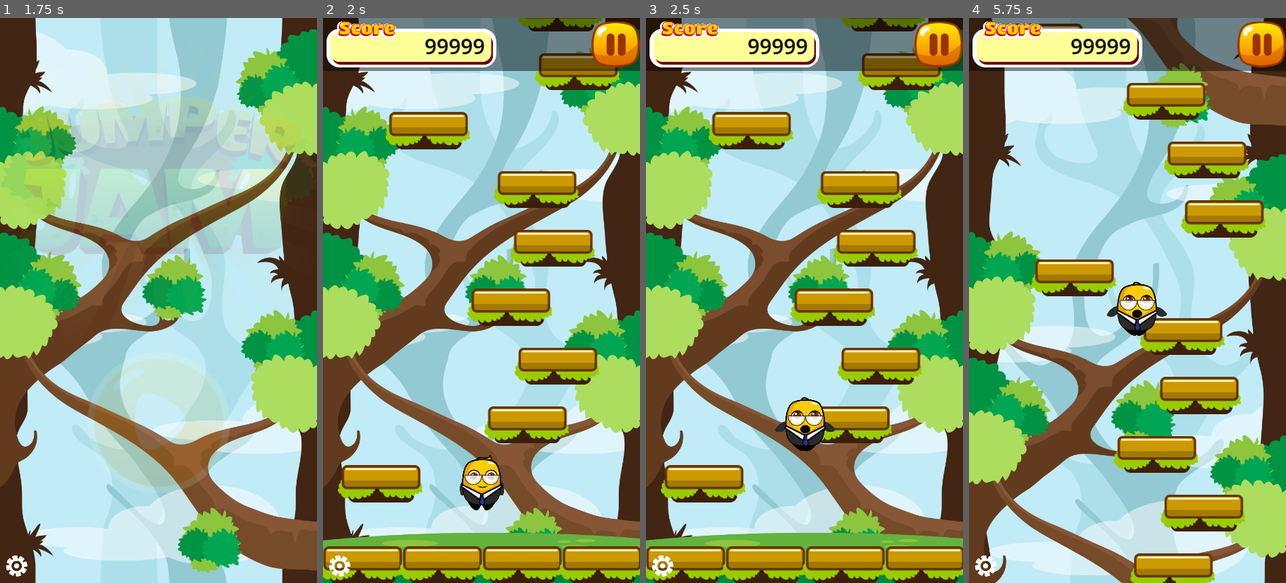
Above: before the commit, frames 1-4 (left to right).
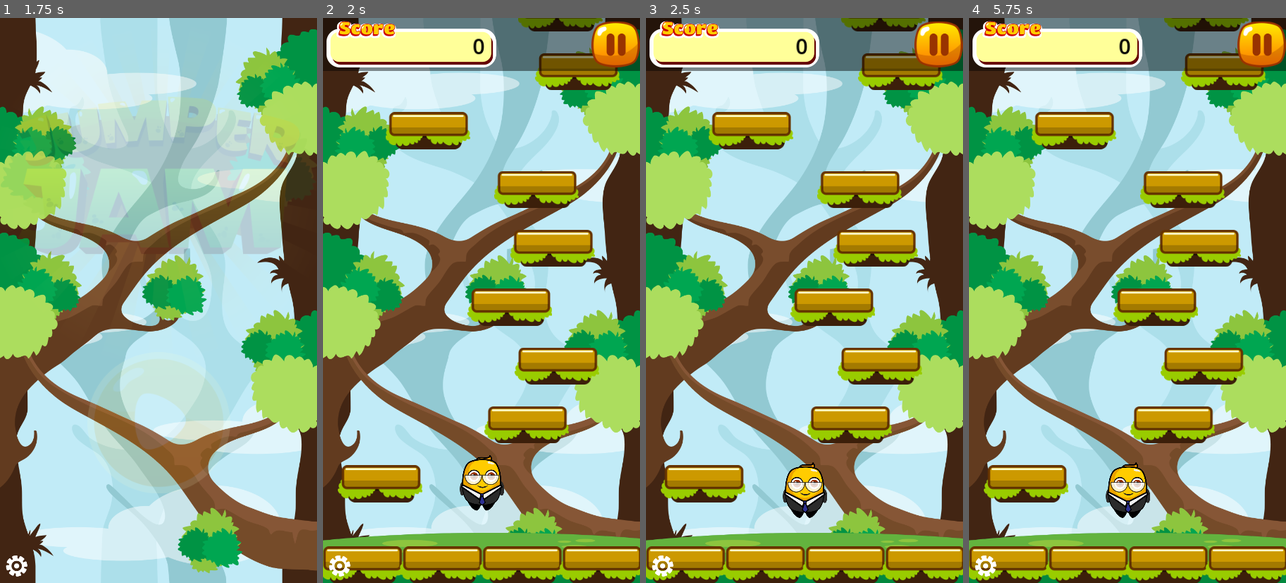
Above: after the commit, the same moments.

Repository: Nhanth123/jumper-mobile
Game: Godot game, scene res://scenes/main.tscn
Same seed, same stepped clock (60 frames per second), same inputs: the game is played once before the commit and once after it.
Inputs (mouse positions are in pixels of both pictures, inside the frame that each line leads up to):
- Up to frame 1 (1.75 s): hold D (move_right) 0.53-1.25 s; click (158, 441) at 1.25 s
- Up to frame 2 (2 s): no input
- Up to frame 3 (2.5 s): click (937, 46) at 2 s
- Up to frame 4 (5.75 s): hold A (move_left) 2.78-3.53 s; hold D (move_right) 3.53-5.03 s; hold A (move_left) from 5.03 s (still down)

Frame 1 is identical in both runs. In frame 2, 0.3% of the frame differs, in the area x 32-51%, y 3-7%; in frame 3, 2.3%; in frame 4, 73%, in the area x 0-100%, y 0-100%.

Commit message:
Feature: Implement paused game while playing.

Diff:
--- a/scenes/hud.tscn
+++ b/scenes/hud.tscn
@@ -9,6 +9,7 @@
 font_color = Color(0, 0, 0, 1)
 
 [node name="HUD" type="Control"]
+process_mode = 3
 layout_mode = 3
 anchors_preset = 15
 anchor_right = 1.0
--- a/scripts/game.gd
+++ b/scripts/game.gd
@@ -15,6 +15,7 @@
 var viewport_size : Vector2
 
 signal player_died(score, highscore)
+signal pause_game
 
 var score: int  = 0
 var highscore: int = 0
@@ -36,6 +37,8 @@
 	setup_parallax_layer(parallax3)
 
 	hud.visible = false
+	hud.set_score(0)
+	hud.pause_game.connect(_on_hud_pause_game)
 	ground_sprite.visible = false
 	load_score()
 
@@ -122,3 +125,6 @@
 	else:
 		print("File doesn't exsit...")
 		highscore = 0
+
+func _on_hud_pause_game():
+	pause_game.emit()
--- a/scripts/hud.gd
+++ b/scripts/hud.gd
@@ -1,7 +1,10 @@
 extends Control
+
+signal pause_game
 
 @onready var topbar = $TopBar
 @onready var topbar_bg = $TopBarBG
+@onready var score_label = $TopBar/ScoreLabel
 
 func _ready():
 	var os_name = OS.get_name()
@@ -18,7 +21,10 @@
 		var margin = 10
 		topbar_bg.size.y += safe_area_top + margin
 
+func _on_pause_button_pressed():
+	#print("Paused is pressed")
+	#get_tree().paused = !get_tree().paused
+	pause_game.emit()
 
-
-func _on_pause_button_pressed():
-	pass # Replace with function body.
+func set_score(new_score):
+	score_label.text = str(new_score)
--- a/scripts/main.gd
+++ b/scripts/main.gd
@@ -7,6 +7,7 @@
 	screens.start_game.connect(_on_screens_start_game)
 	game.player_died.connect(_on_game_player_died)
 	screens.delete_level.connect(_on_screens_delete_level)
+	game.pause_game.connect(_on_game_pause_game)
 
 func _on_screens_start_game():
 	game.new_game()
@@ -17,3 +18,6 @@
 
 func _on_screens_delete_level():
 	game.reset_game()
+
+func _on_game_pause_game():
+	get_tree().paused = true
